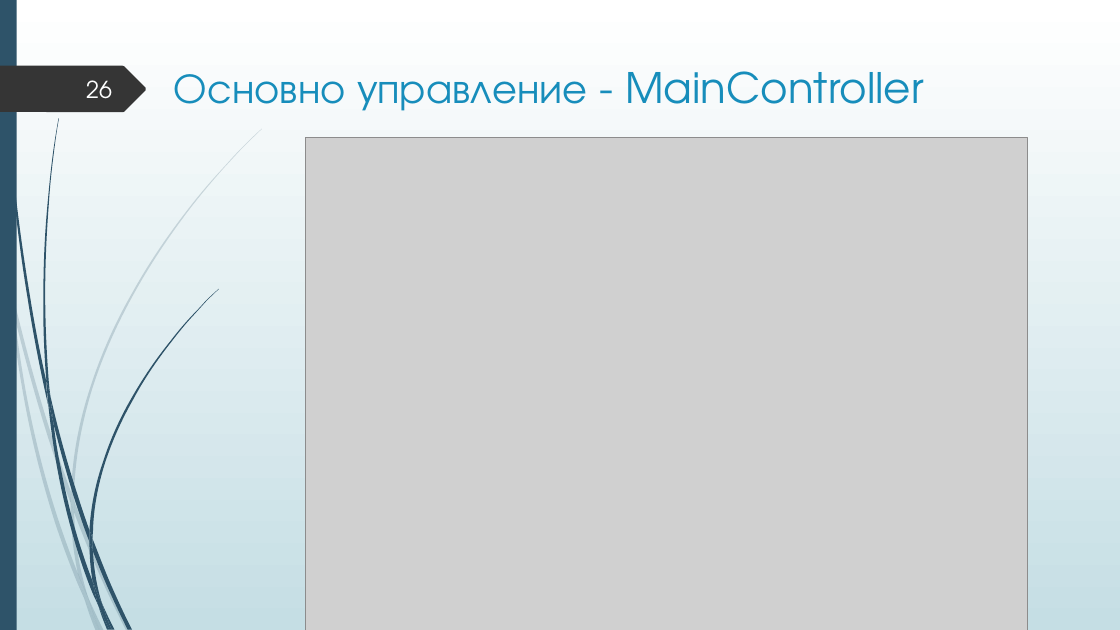
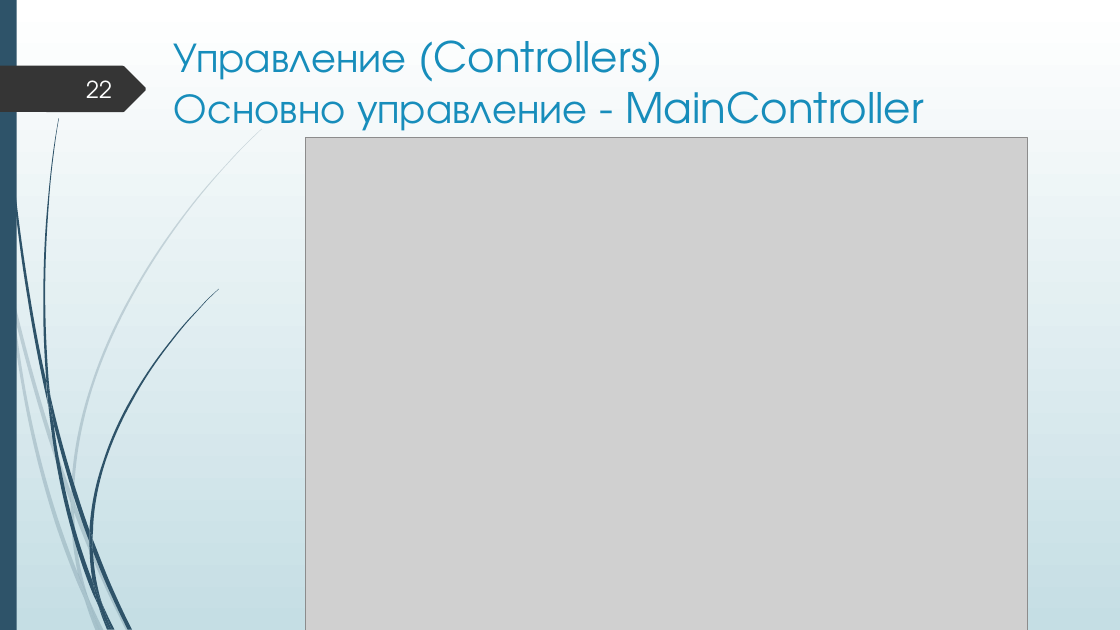
Before and after one commit to Izabel96/PlayingFieldReservations, a slide deck: slide 22 of Дипломна защита.pptx (slide 26 before the commit). Drawn at 1120x630 pixels with LibreOffice and Linux fonts; fonts in the diff are those of the drawing; grey boxes stand for pictures. Boxes give left, top, right and bottom in pixels: in the first picture for what was removed or moved away, otherwise in the second. Text is boxed around its words. In the diff, an @@ line names an element or a change of style, - is before the commit and + after.

```diff
--- a/Дипломна защита.pptx
+++ b/Дипломна защита.pptx
@@ title at [174, 40, 923, 142]: text changed @@
-Основно управление - MainController
+Управление (Controllers)
+Основно управление - MainController
@@ page number at [86, 80, 112, 98]: text changed @@
-26
+22
```
Also in this commit, not shown: 6 other slides changed, 14 slides added, 4 slides removed.
